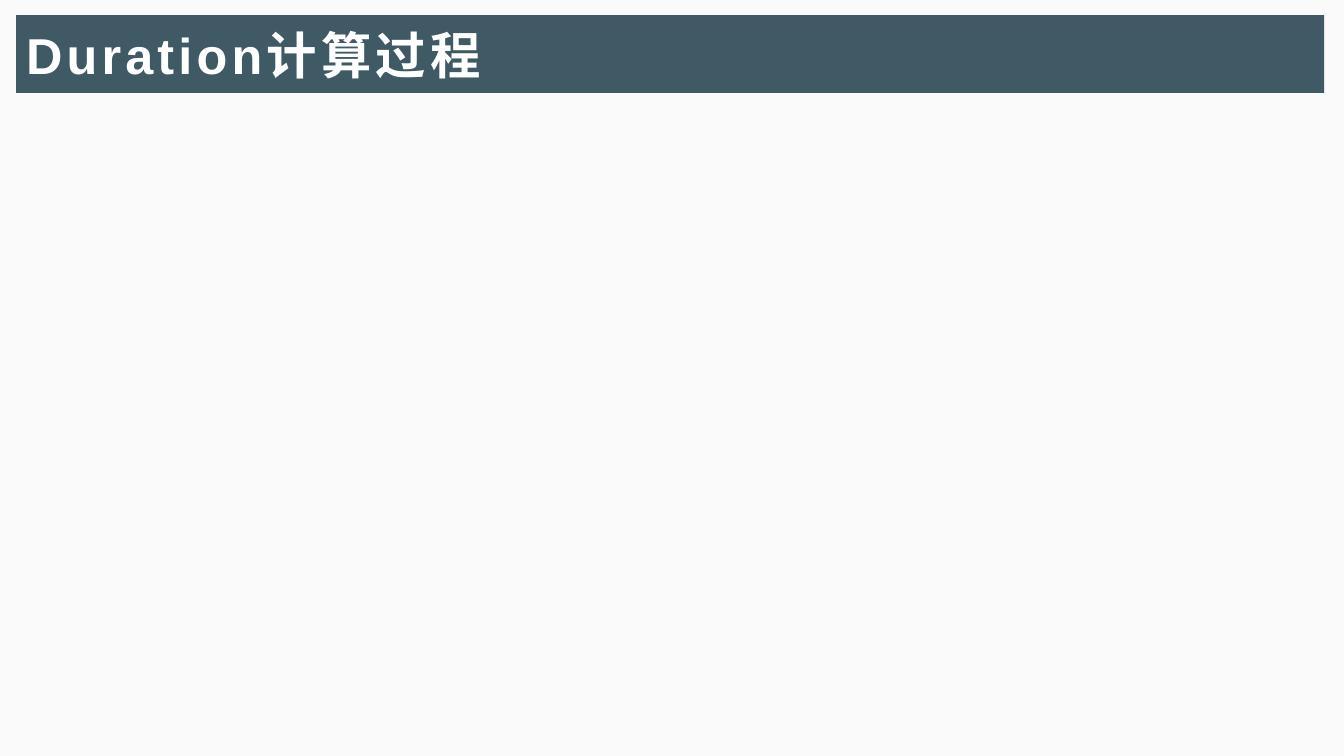
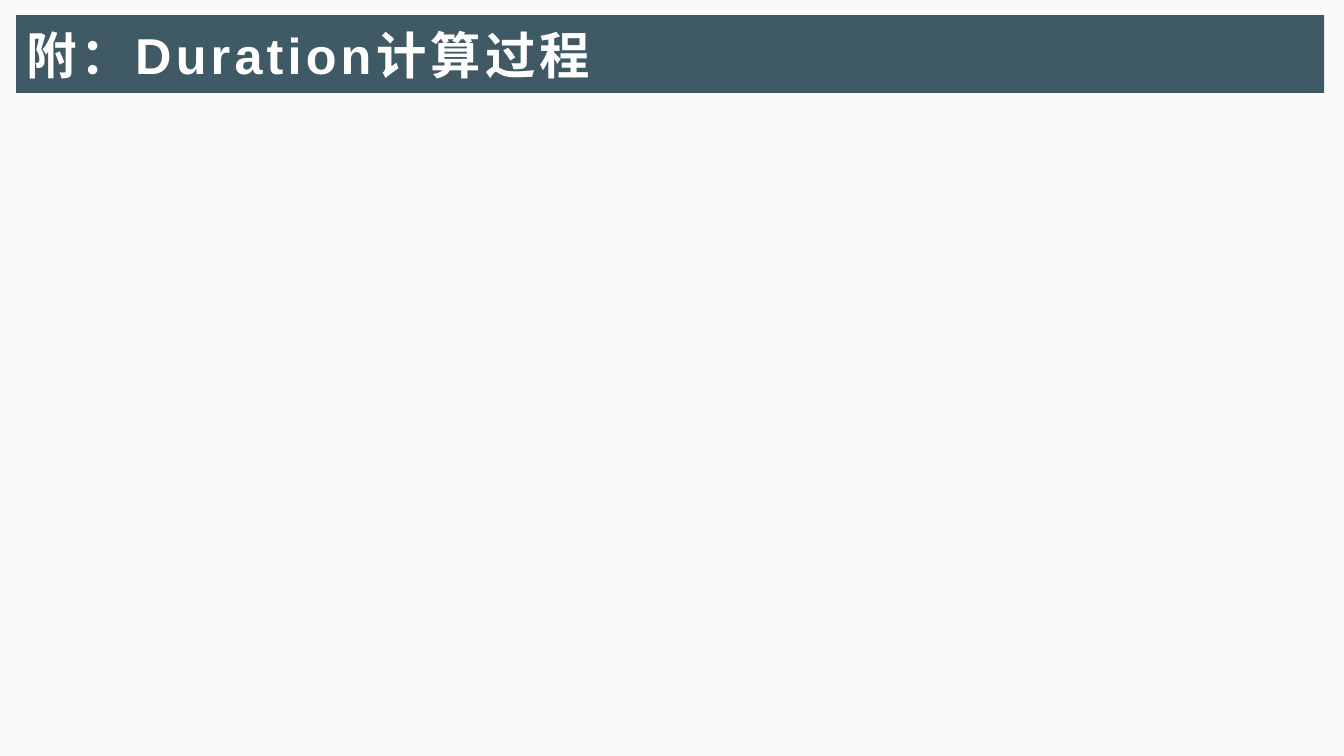
Before and after one commit to iamgzi/802.11ax, a slide deck: slide 24 of Doc/802.11NAV机制详解_M.pptx (slide 18 before the commit). Drawn at 1344x756 pixels with LibreOffice and Linux fonts; fonts in the diff are those of the drawing. Boxes give left, top, right and bottom in pixels: in the first picture for what was removed or moved away, otherwise in the second. Text is boxed around its words. In the diff, an @@ line names an element or a change of style, - is before the commit and + after.

```diff
--- a/Doc/802.11NAV机制详解_M.pptx
+++ b/Doc/802.11NAV机制详解_M.pptx
@@ title at (x1=26, y1=31, x2=590, y2=79): text changed @@
-Duration计算过程
+附：Duration计算过程
```
Also in this commit, not shown: 10 other slides changed, 7 slides added, 1 slide removed, 1 other file.
